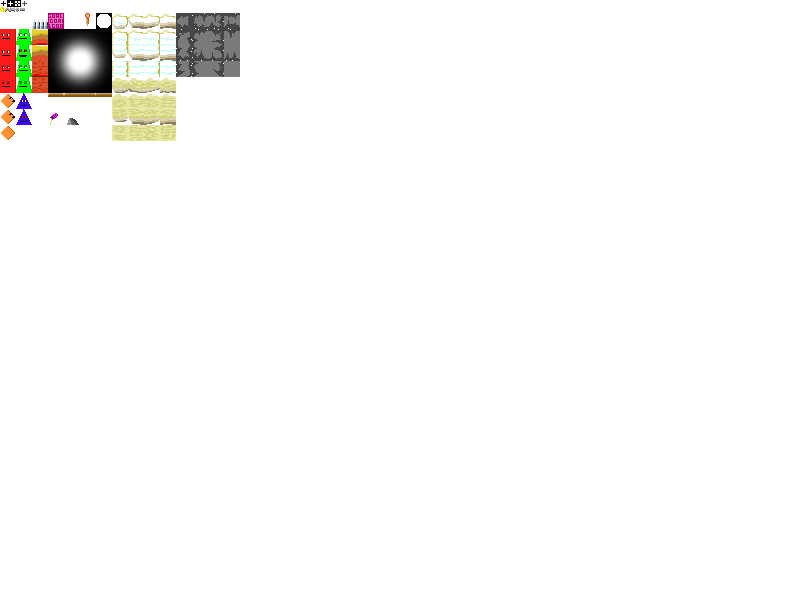
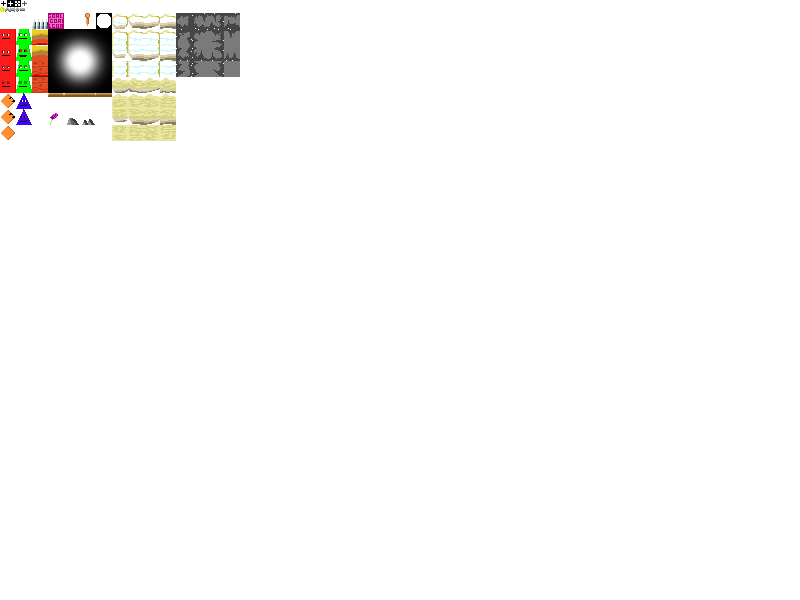
Comparing the layer stacks of the two 800x600 images. Changes:
added layer "Pebble2" in group "Decor" over [82, 119, 95, 125]
